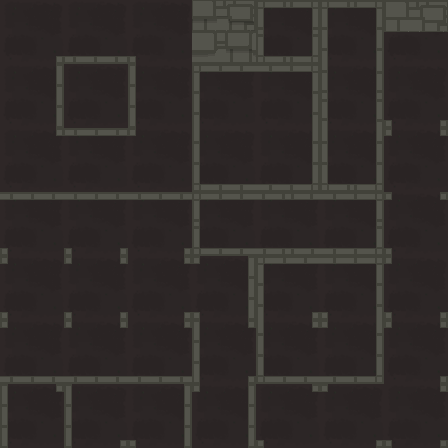
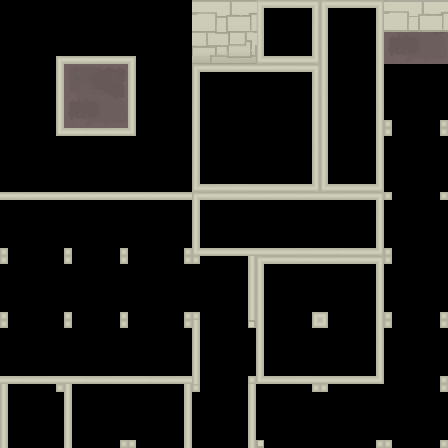
Layer changes from the first 448×448 image to the second:
hid group "floor-0" (2 layers) over [0, 0, 448, 448]
added layer "walls-volume-shadow" (5%) in group "caves" over [192, 0, 448, 64]
added layer "walls-volume" in group "caves" over [192, 0, 448, 63]
added layer "gradient" in group "caves" over [0, 0, 448, 448]
hid "ex-wall-shadows-soft" over [192, 16, 256, 57]
hid "ex-wall-shadows-hard" over [192, 19, 256, 55]
showed "semi" over [64, 0, 448, 128]
hid "ground" over [0, 0, 448, 448]
showed "back" over [0, 0, 448, 448]
